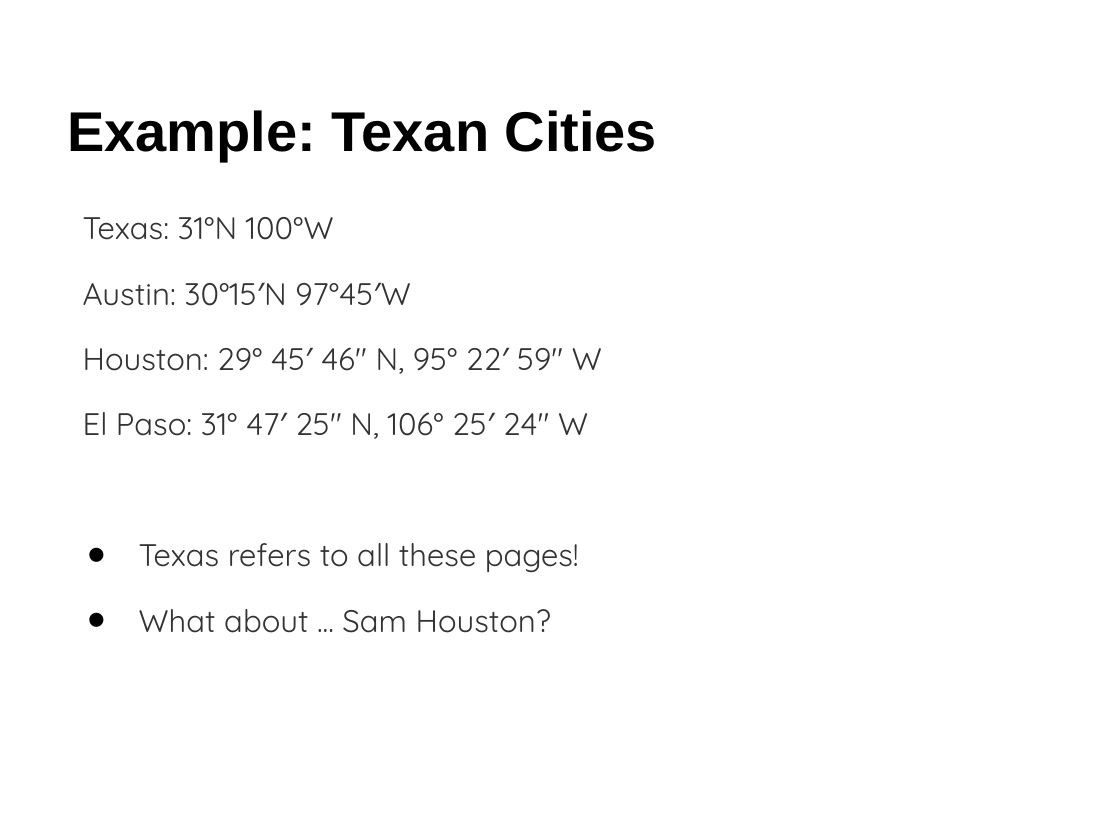
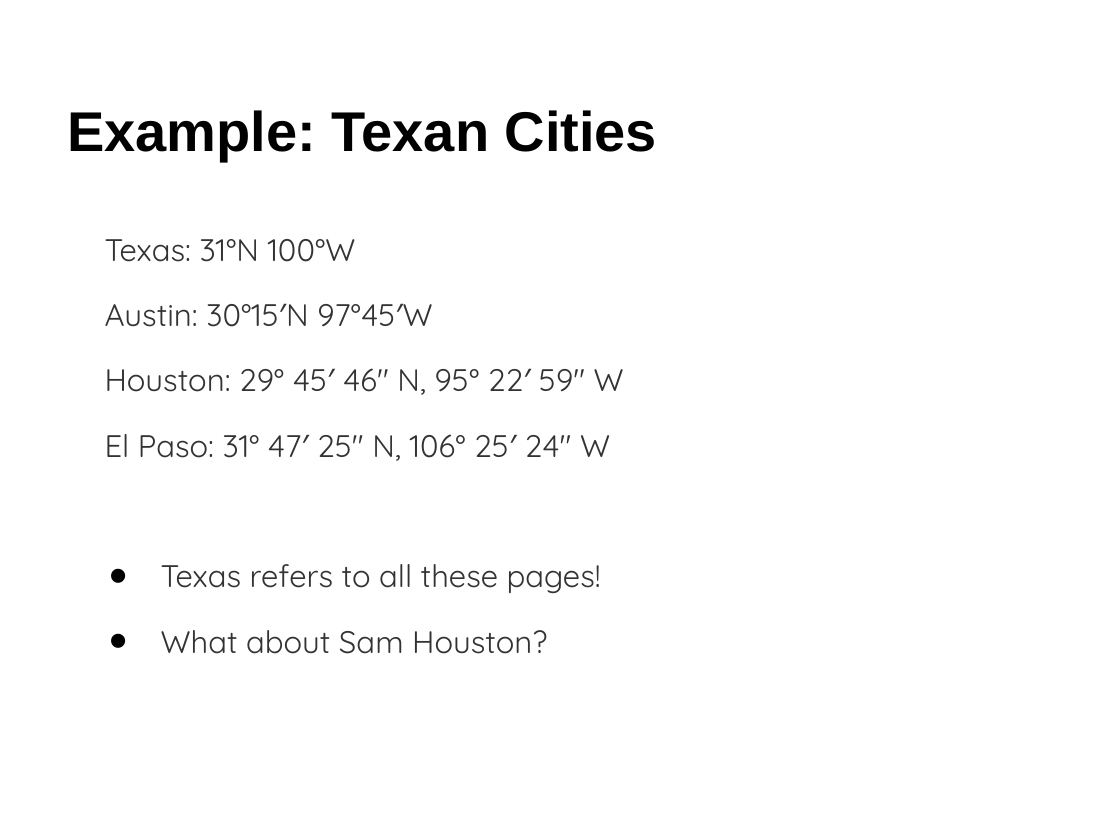
Before and after one commit to raptros/gmm-project-2012, a slide deck: slide 5 of presentation/gmm-2012-presentation.pptx (slide 6 before the commit). Drawn at 1120x840 pixels with LibreOffice and Linux fonts; fonts in the diff are those of the drawing. Boxes give left, top, right and bottom in pixels: in the first picture for what was removed or moved away, otherwise in the second. Text is boxed around its words. In the diff, an @@ line names an element or a change of style, - is before the commit and + after.

```diff
--- a/presentation/gmm-2012-presentation.pptx
+++ b/presentation/gmm-2012-presentation.pptx
@@ text "Texas: 31°N 100°W": place and size @@
-text "Texas: 31°N 100°W" at (83, 217, 602, 633)
+text "Texas: 31°N 100°W" at (105, 239, 624, 654)
@@ text at (161, 630, 547, 654): text changed @@
-• What about ... Sam Houston?
+• What about Sam Houston?
```
Also in this commit, not shown: 11 other slides changed, 2 slides added, 2 slides removed.
